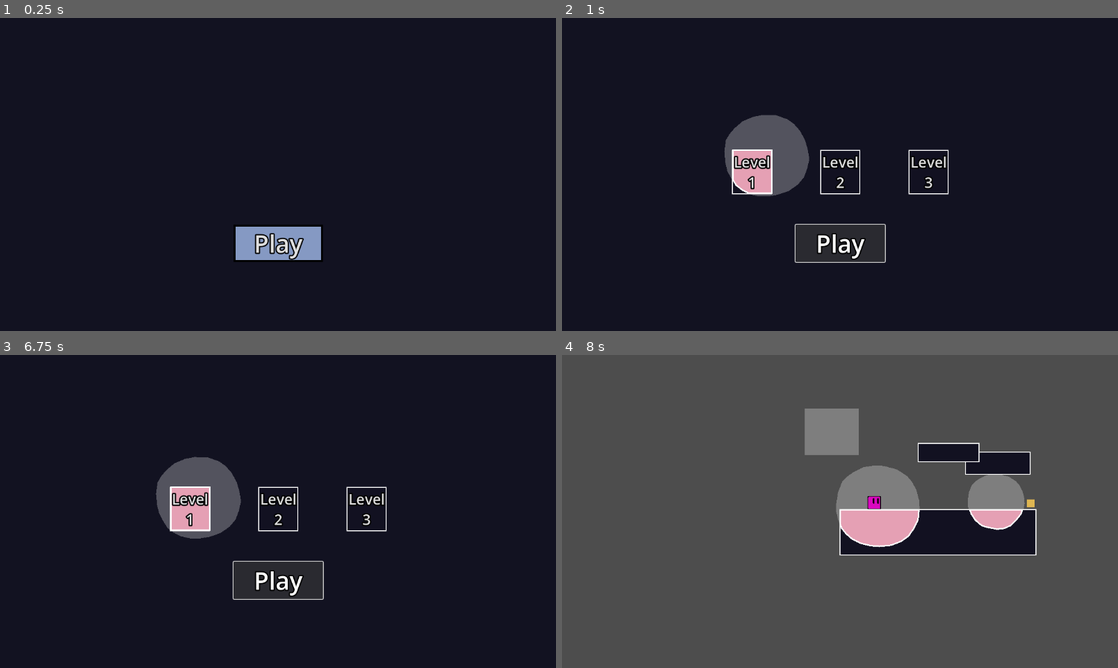
Above: before the commit, frames 1-4 (two rows, left to right).
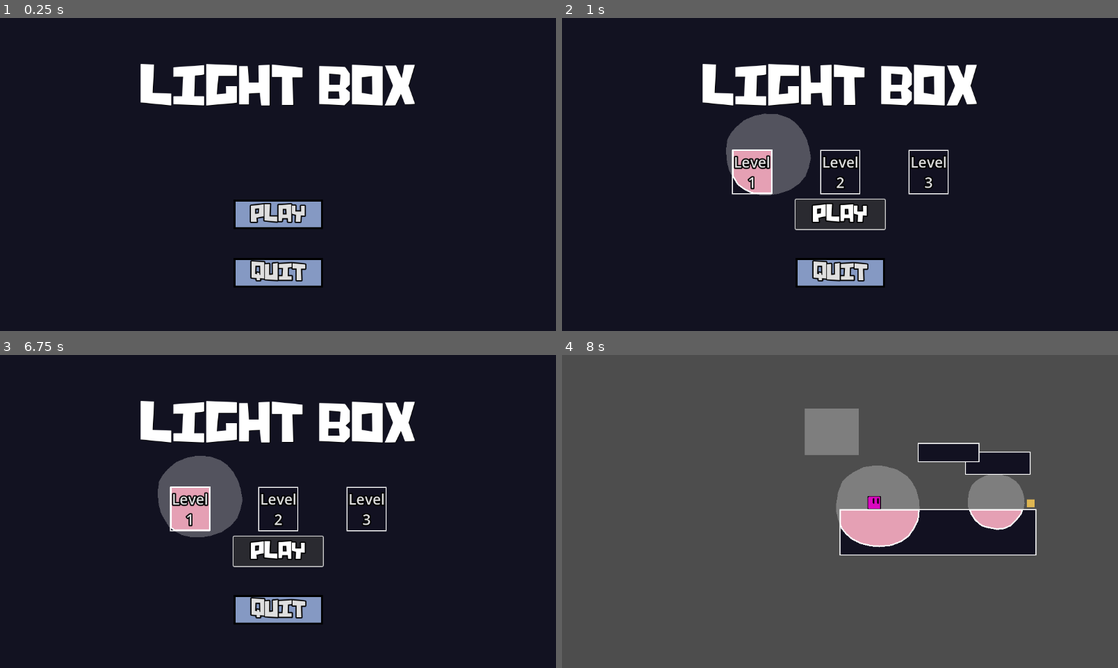
Above: after the commit, the same moments.

Repository: WeDoThingsHere/Godot-Jam-June-2025
Game: Godot game, scene res://scenes/Levels/start_menu.tscn
The game is run twice, just before and just after one commit, with the same random seed, the same clock (stepped at 60 frames per second) and the same inputs.
Inputs:
- Up to frame 1 (0.25 s): no input
- Up to frame 2 (1 s): click "Play" at 0.5 s
- Up to frame 3 (6.75 s): click "Play" at 1.25 s; tap Enter (ui_accept) at 2, 2.75, 3.5, 5, 5.75, 6.5 s; hold D (move_right) 2.03-3.53 s; tap Space (jump) at 2.27, 3.02, 4.52, 5.27, 6.02 s; hold A (move_left) 3.53-4.28 s; hold D (move_right) 4.28-5.78 s; hold A (move_left) 5.78-6.53 s; hold D (move_right) from 6.53 s (still down)
- Up to frame 4 (8 s): release D (move_right) at 7.25 s; click "Level 1" at 7.25 s

The runs differ from the first frame. In frame 1, 8.4% of the frame differs, in the area x 25-75%, y 14-86%; in frame 2, 6.8%; in frame 3, 6.8%; in frame 4, nothing differs.

Commit message:
fininish fr fr start menu

Diff:
--- a/scenes/Levels/start_menu.tscn
+++ b/scenes/Levels/start_menu.tscn
@@ -1,8 +1,9 @@
-[gd_scene load_steps=16 format=3 uid="uid://cp6apdwnnqdvi"]
+[gd_scene load_steps=17 format=3 uid="uid://cp6apdwnnqdvi"]
 
 [ext_resource type="Script" uid="uid://755bklg8k7wo" path="res://scripts/start_menu.gd" id="1_ouf4f"]
 [ext_resource type="PackedScene" uid="uid://xalf27q53dx2" path="res://scenes/platform_box.tscn" id="2_6lfbd"]
 [ext_resource type="Script" uid="uid://boutl5a063ps7" path="res://LevelSelection.gd" id="2_thu50"]
+[ext_resource type="FontFile" uid="uid://cy47fpiq1bxem" path="res://assets/Chunq.ttf" id="2_tmywb"]
 [ext_resource type="PackedScene" uid="uid://cf358hob3lvvq" path="res://scenes/light.tscn" id="4_wlrfa"]
 
 [sub_resource type="StyleBoxFlat" id="StyleBoxFlat_uojun"]
@@ -27,7 +28,7 @@
 tracks/0/interp = 2
 tracks/0/loop_wrap = false
 tracks/0/keys = {
-"times": PackedFloat32Array(0.075, 2.5, 3.45833, 4.91667, 6),
+"times": PackedFloat32Array(0, 2.5, 3.45833, 4.91667, 6),
 "transitions": PackedFloat32Array(1, 1, 1, 1, 1),
 "update": 0,
 "values": [Vector2(387, 207), Vector2(431.795, 145.125), Vector2(311.605, 190.19), Vector2(413.26, 235.19), Vector2(387, 207)]
@@ -42,10 +43,10 @@
 tracks/0/interp = 1
 tracks/0/loop_wrap = true
 tracks/0/keys = {
-"times": PackedFloat32Array(),
-"transitions": PackedFloat32Array(),
-"update": 0,
-"values": []
+"times": PackedFloat32Array(0),
+"transitions": PackedFloat32Array(1),
+"update": 0,
+"values": [Vector2(0, 0)]
 }
 
 [sub_resource type="AnimationLibrary" id="AnimationLibrary_3vial"]
@@ -65,7 +66,7 @@
 tracks/0/interp = 2
 tracks/0/loop_wrap = true
 tracks/0/keys = {
-"times": PackedFloat32Array(0, 2, 4.5, 6.46667),
+"times": PackedFloat32Array(0, 2, 4.5, 6.5),
 "transitions": PackedFloat32Array(1, 1, 1, 1),
 "update": 0,
 "values": [Vector2(330, 173), Vector2(297.02, 217.08), Vector2(380.12, 185.485), Vector2(330, 173)]
@@ -163,6 +164,7 @@
 offset_right = 92.5
 grow_horizontal = 2
 grow_vertical = 0
+theme_override_constants/separation = 60
 alignment = 1
 
 [node name="Play Button" type="Button" parent="V Container"]
@@ -172,10 +174,23 @@
 theme_override_colors/font_hover_color = Color(1, 1, 1, 1)
 theme_override_colors/icon_disabled_color = Color(1, 1, 1, 1)
 theme_override_constants/outline_size = 10
+theme_override_fonts/font = ExtResource("2_tmywb")
 theme_override_font_sizes/font_size = 50
 theme_override_styles/normal = SubResource("StyleBoxFlat_m7x51")
 text = "Play"
 
+[node name="Quit Button" type="Button" parent="V Container"]
+layout_mode = 2
+theme_override_colors/font_disabled_color = Color(1, 1, 1, 1)
+theme_override_colors/font_hover_pressed_color = Color(1, 1, 1, 1)
+theme_override_colors/font_hover_color = Color(1, 1, 1, 1)
+theme_override_colors/icon_disabled_color = Color(1, 1, 1, 1)
+theme_override_constants/outline_size = 10
+theme_override_fonts/font = ExtResource("2_tmywb")
+theme_override_font_sizes/font_size = 50
+theme_override_styles/normal = SubResource("StyleBoxFlat_m7x51")
+text = "Quit"
+
 [node name="Platforms" type="Node2D" parent="."]
 visible = false
 position = Vector2(59, 89)
@@ -183,7 +198,6 @@
 [node name="Lvl1" type="Node2D" parent="Platforms"]
 
 [node name="Light1" parent="Platforms/Lvl1" instance=ExtResource("4_wlrfa")]
-position = Vector2(387, 207)
 rotation = -0.23911
 
 [node name="Polygon2D" parent="Platforms/Lvl1/Light1/LitArea" index="1"]
@@ -304,7 +318,28 @@
 script = ExtResource("2_thu50")
 LevelToLoad = "Level_Three"
 
+[node name="Label" type="Label" parent="."]
+layout_mode = 1
+anchors_preset = 5
+anchor_left = 0.5
+anchor_right = 0.5
+offset_left = -36.0
+offset_top = 80.0
+offset_right = 36.0
+offset_bottom = 103.0
+grow_horizontal = 2
+theme_override_colors/font_color = Color(1, 1, 1, 1)
+theme_override_colors/font_shadow_color = Color(0, 0, 0, 1)
+theme_override_colors/font_outline_color = Color(0, 0, 0, 1)
+theme_override_constants/line_spacing = 0
+theme_override_fonts/font = ExtResource("2_tmywb")
+theme_override_font_sizes/font_size = 120
+text = "Light Box"
+horizontal_alignment = 1
+vertical_alignment = 1
+
 [connection signal="pressed" from="V Container/Play Button" to="." method="PlayButton"]
+[connection signal="pressed" from="V Container/Quit Button" to="." method="_on_quit_button_pressed"]
 [connection signal="pressed" from="HBOX Level Selection Container/LevelOne" to="HBOX Level Selection Container/LevelOne" method="OnPress"]
 [connection signal="pressed" from="HBOX Level Selection Container/LevelTwo" to="HBOX Level Selection Container/LevelTwo" method="OnPress"]
 [connection signal="pressed" from="HBOX Level Selection Container/LevelThree" to="HBOX Level Selection Container/LevelThree" method="OnPress"]
--- a/scripts/start_menu.gd
+++ b/scripts/start_menu.gd
@@ -50,3 +50,8 @@
 
 func PlayButton() -> void:
 	setvisibility()
+
+
+
+func _on_quit_button_pressed() -> void:
+	get_tree().quit() # Replace with function body.
Binary file added: assets/Chunq.ttf
Not shown, added: assets/Chunq.ttf.import
